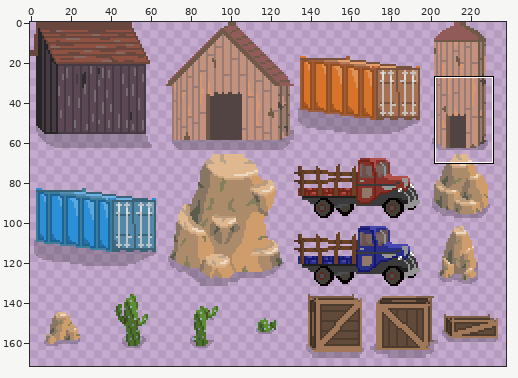
Sprite sheet -- images/deco-sheet0.png. Above, an overview of the earlier version with the close-up marked.
Close-up. First the earlier version:
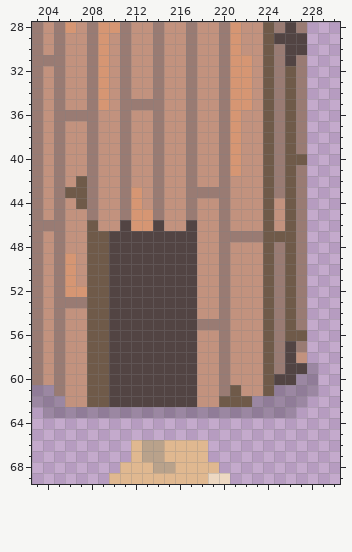
The file is 256x256 pixels. Colours within 5 levels of each other are drawn and written as one. Shown: x 203..230, y 28..69. The wide view leaves out empty margins.
After:
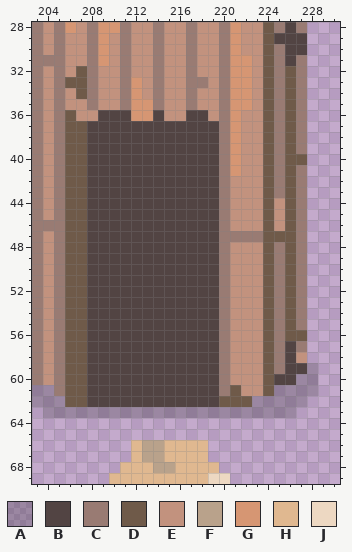
Palette (. is transparent): A #00000035  B #524443  C #997b73  D #6f5a49  E #c2927e  F #b9a28b  G #d69673  H #e0b890  J #edd8c2
From old to new:
y 32: x 207 E -> D; x 209 G -> E
y 33: x 206..207 EE -> DD; x 209 G -> E; x 212 E -> G; x 218 E -> C
y 34: x 207 E -> D; x 209 G -> E; x 212 E -> G
y 35: x 209 G -> E; x 212..213 CC -> GG
y 36: x 206..214 CCCEECEEC -> DEEBBBGGB; x 217..218 CE -> BB
y 37..41: x 206..219 EECEECEECEECEE -> DDBBBBBBBBBBBB
y 42: x 206 E -> D; x 208..219 CEECEECEECEE -> BBBBBBBBBBBB
y 43: x 208..219 CEECGECEECCC -> BBBBBBBBBBBB
y 44: x 206 E -> D; x 208..219 CEECGECEECEE -> BBBBBBBBBBBB
y 45: x 206..219 EECEECGGCEECEE -> DDBBBBBBBBBBBB
y 46: x 206..210 EEDEE -> DDBBB; x 212..213 GG -> BB; x 215..216 EE -> BB; x 218..219 EE -> BB
y 47..48: x 206..209 EEDD -> DDBB; x 218..219 EE -> BB
y 49..51: x 206..209 GEDD -> DDBB; x 218..219 EE -> BB
y 52: x 206..209 GGDD -> DDBB; x 218..219 EE -> BB
y 53: x 206..209 CCDD -> DDBB; x 218..219 EE -> BB
y 54: x 206..209 EEDD -> DDBB; x 218..219 EE -> BB
y 55: x 206..209 EEDD -> DDBB; x 218..219 CC -> BB
y 56..62: x 206..209 EEDD -> DDBB; x 218..219 EE -> BB
Changed places in both close-ups, as pixel boxes (x1, y1, x2, y2):
changed: (65, 66, 219, 407)
